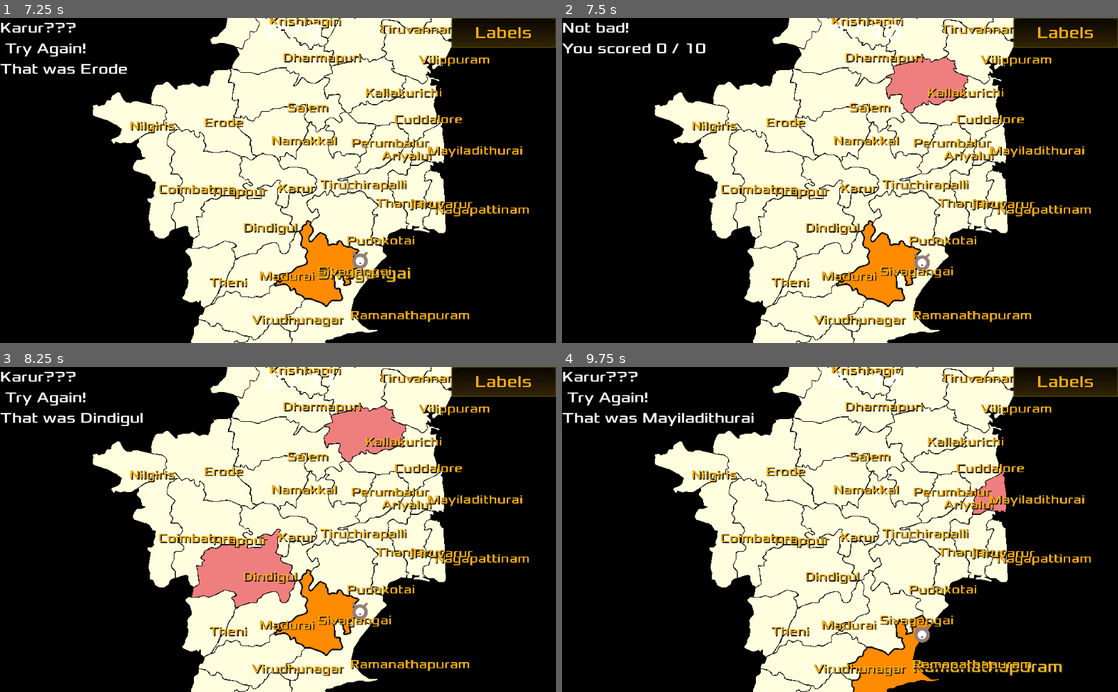
Above: before the commit, frames 1-4 (two rows, left to right).
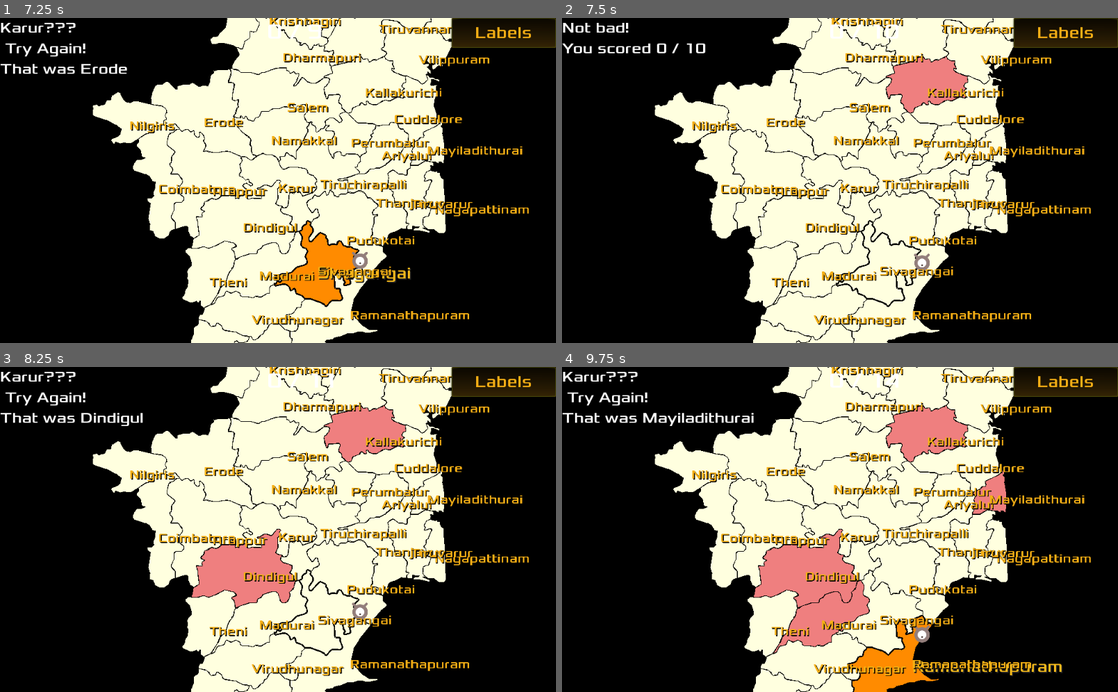
Above: after the commit, the same moments.

Repository: sharun-s/godot-tn
Game: Godot game, scene res://Node2D.tscn
Same seed, same stepped clock (60 frames per second), same inputs: the game is played once before the commit and once after it.
Inputs (mouse positions are in pixels of both pictures, inside the frame that each line leads up to):
- Up to frame 1 (7.25 s): click "Quiz" at 0.5 s; click "Labels" at 1.25 s; tap Enter at 2, 3.5, 5.75 s; drag from (361, 154) to (417, 44) at 2.02 s; tap Space at 2.75, 5, 6.5 s; drag from (417, 44) to (278, 177) at 2.77 s; move the mouse to (183, 180) at 3.52 s; hold Right (ui_right) 3.53-4.25 s; hold Mouse wheel up (zoom_in) 3.53-4.25 s; click (183, 180) at 3.67 s; drag from (394, 112) to (155, 180) at 4.27 s; drag from (283, 50) to (155, 180) at 5.02 s; drag from (244, 219) to (155, 180) at 5.77 s; move the mouse to (205, 115) at 6.52 s; hold Down (ui_down) from 6.53 s (still down); hold Mouse wheel up (zoom_in) from 6.53 s (still down); click (205, 115) at 6.67 s
- Up to frame 2 (7.5 s): release Down (ui_down) at 7.25 s; release Mouse wheel up (zoom_in) at 7.25 s; drag from (928, 86) to (806, 219) at 7.27 s
- Up to frame 3 (8.25 s): drag from (278, 529) to (205, 464) at 8.02 s
- Up to frame 4 (9.75 s): drag from (823, 617) to (767, 464) at 8.77 s; move the mouse to (990, 490) at 9.52 s; hold Down (ui_down) from 9.53 s (still down); hold Mouse wheel up (zoom_in) from 9.53 s (still down); click (990, 490) at 9.67 s

Frame 1 is identical in both runs. In frame 2, 1.6% of the frame differs, in the area x 49-65%, y 62-89%; in frame 3, 1.6%; in frame 4, 5.5%, in the area x 34-73%, y 11-89%.

Commit message:
BUg fixes: deselect district wasnt clearing colors prevent same challanges being repeated in quiz mode

Diff:
--- a/TN.gd
+++ b/TN.gd
@@ -179,6 +179,7 @@
 		if attempts==turns:
 			timed_msg('Not bad! \nYou scored '+str(score)+' / '+str(turns),3)
 			yield($Timer, "timeout")
+			challenges_completed.clear()
 			game_over()
 	elif game_in_progress==2:
 		pass
@@ -194,9 +195,9 @@
 	else:
 		if district==selected_district:
 			# already selected so deselect
-			#deselect()
+			deselect()
 			$Label.text=''
-			#selected_district=''
+			selected_district=''
 			return
 	selected_district=district
 	$Label.text=district
@@ -255,8 +256,15 @@
 	yield($Timer,"timeout")
 	new_challenge()
 
+var challenges_completed:=[]
 func new_challenge():
-	challenge=d.keys()[rng.randi_range(0,len(d)-1)]
+	while true:
+		challenge=d.keys()[rng.randi_range(0,len(d)-1)]
+		if challenge in challenges_completed:
+			continue
+		else:
+			challenges_completed.append(challenge)
+			break
 	$HUD/Message.text=challenge+" ???"
 
 func game_over():
